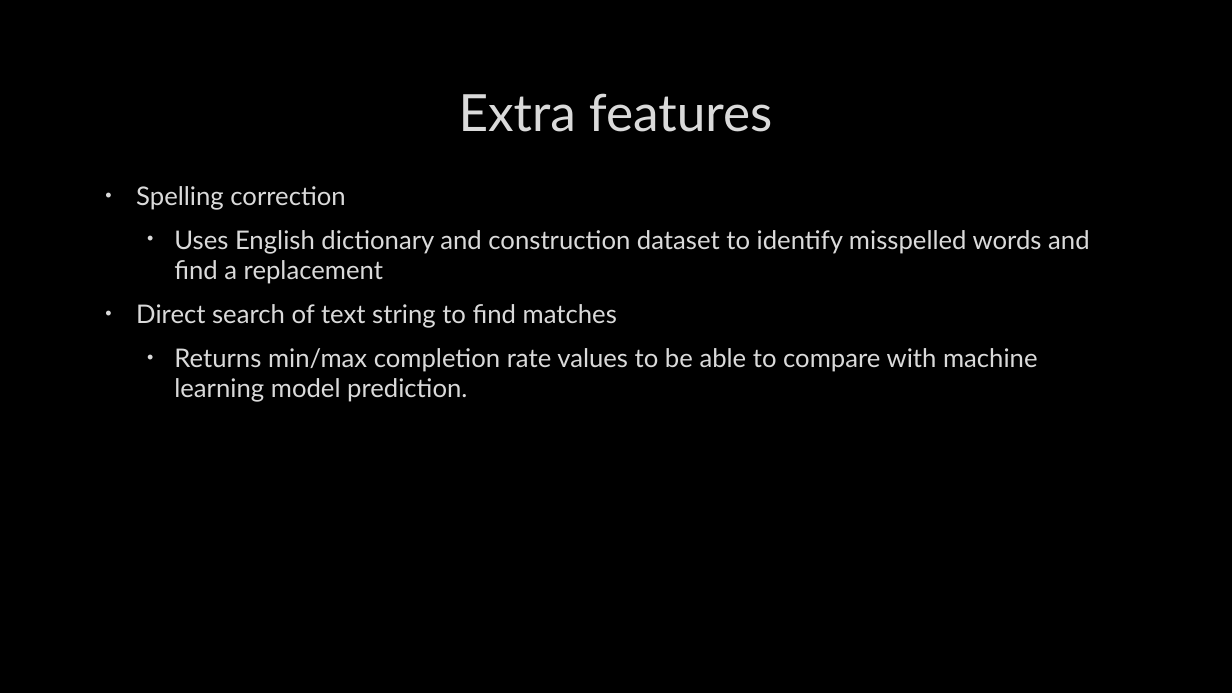
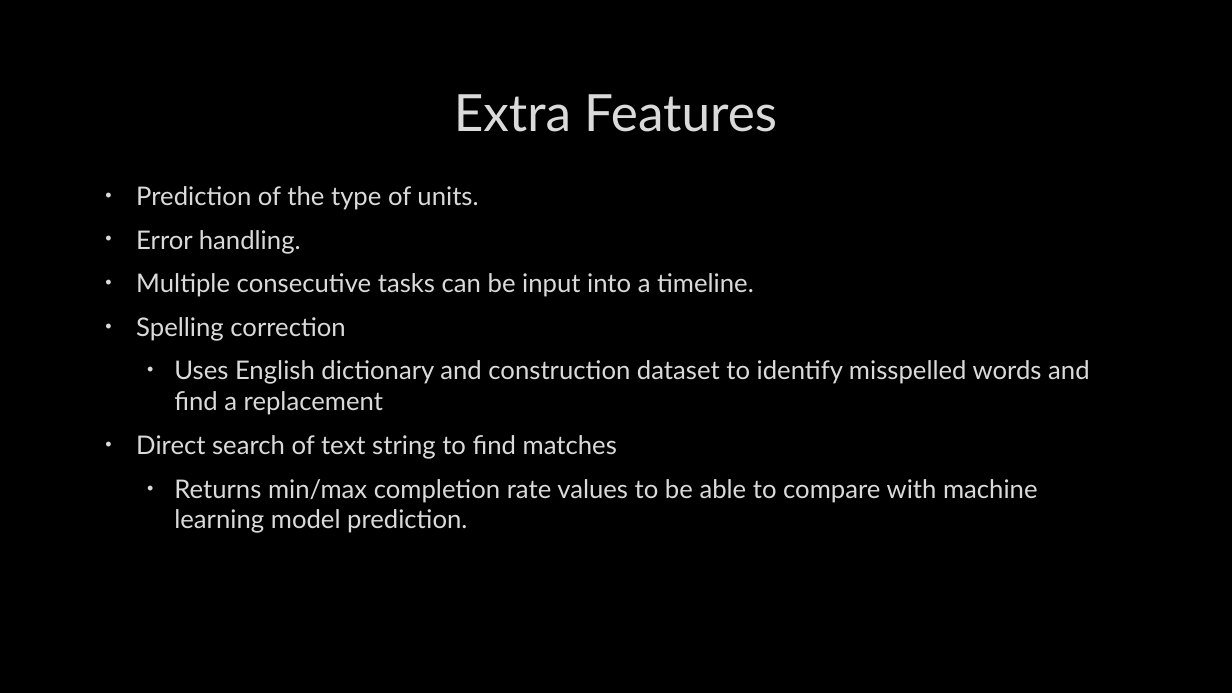
Before and after one commit to danylokolos/Construction-Management, a slide deck: slide 20 of DanyloThoughts.pptx. Drawn at 1232x693 pixels with LibreOffice and Linux fonts; fonts in the diff are those of the drawing; background and template pictures are left out. Boxes give left, top, right and bottom in pixels: in the first picture for what was removed or moved away, otherwise in the second. Text is boxed around its words. In the diff, an @@ line names an element or a change of style, - is before the commit and + after.

```diff
--- a/DanyloThoughts.pptx
+++ b/DanyloThoughts.pptx
@@ title at (454, 94, 777, 132): text changed @@
-Extra features
+Extra Features
@@ text at (136, 186, 754, 297): paragraphs added @@
+• Prediction of the type of units.
+• Error handling.
+• Multiple consecutive tasks can be input into a timeline.
```
Also in this commit, not shown: 2 other slides changed, 1 slide added, 8 other files.
